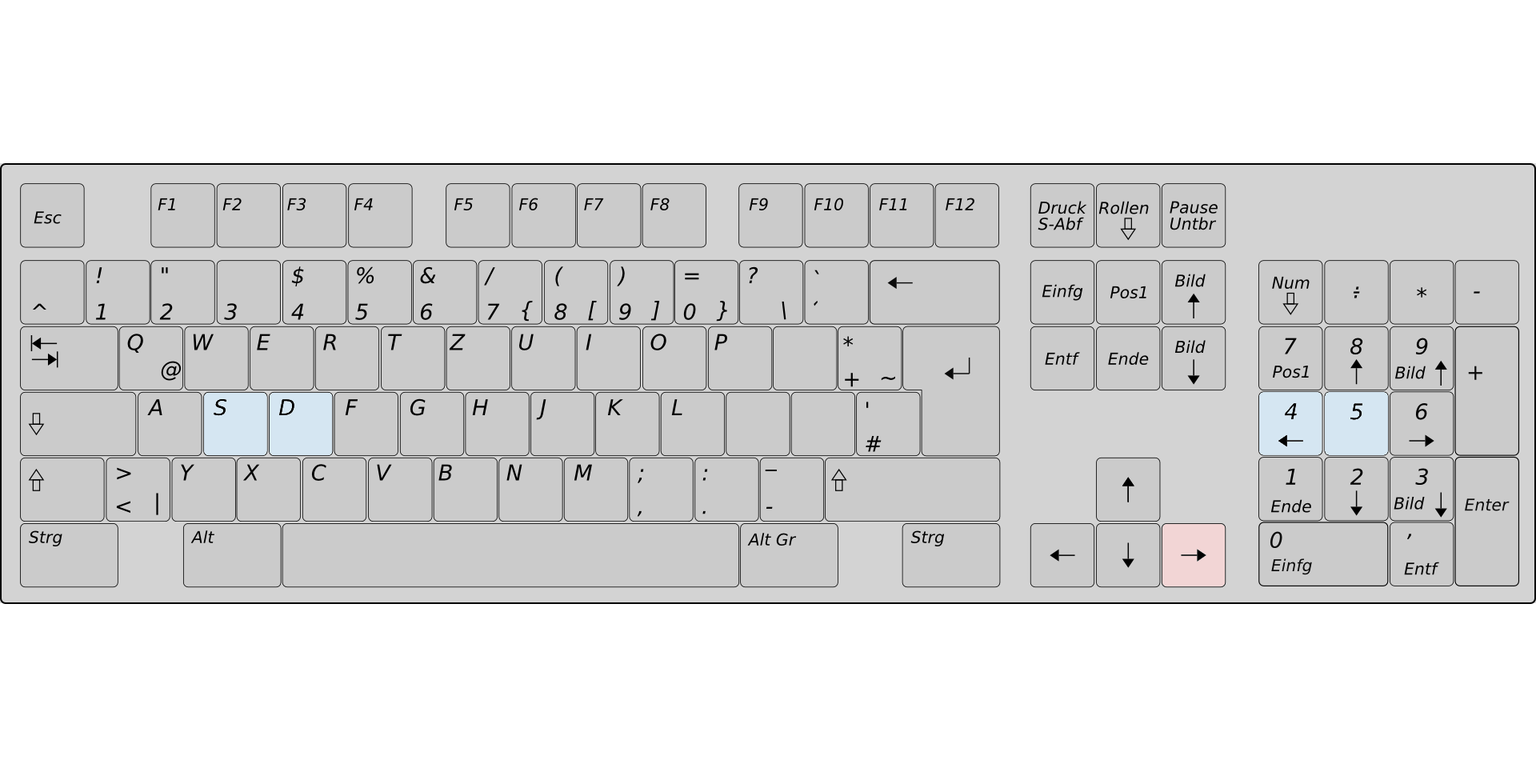
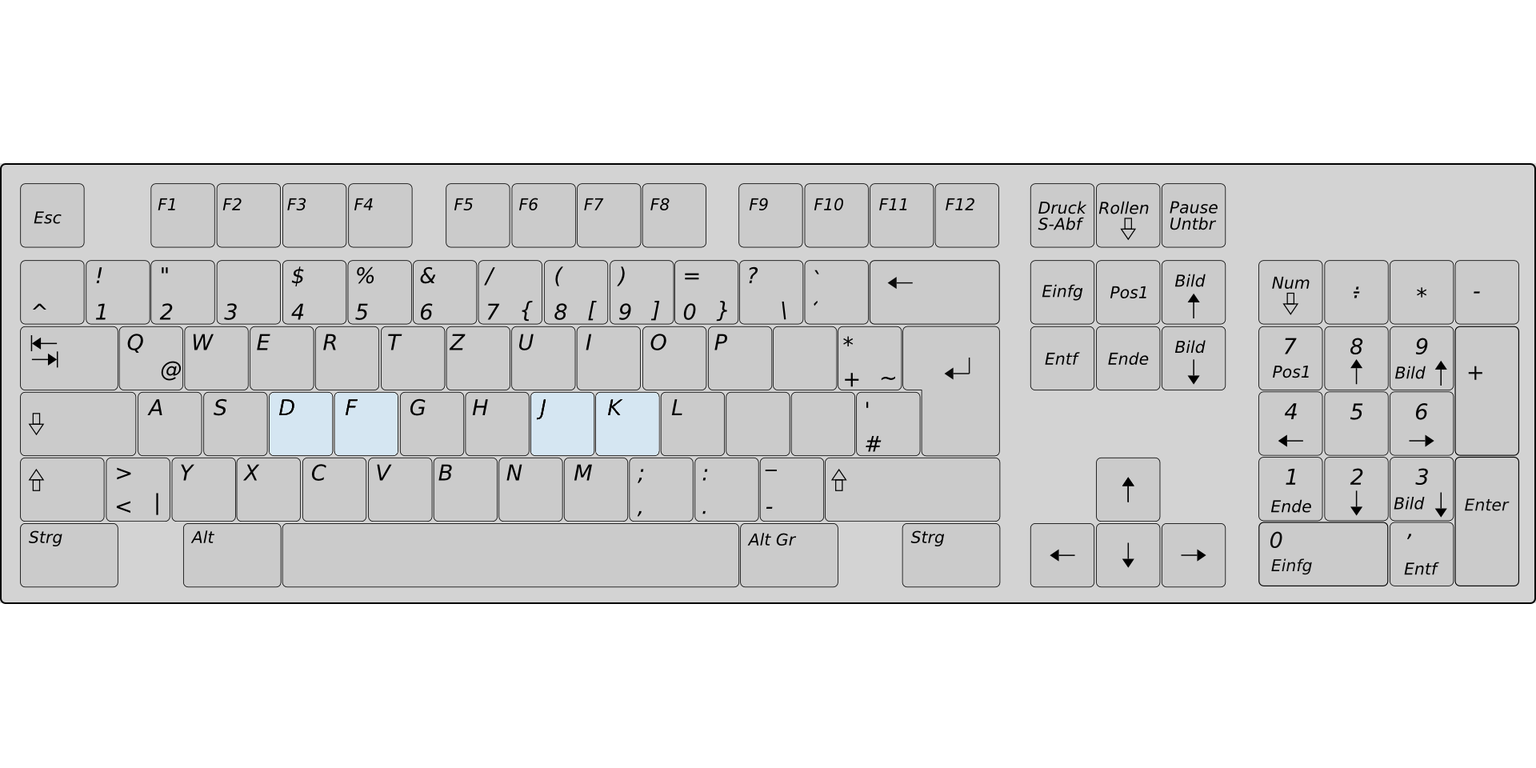
The second 1536x768 image is a revision of the first. Changes to its layers:
painted on "keyBoard.png #2" over (x1=203, y1=391, x2=1388, y2=587)
